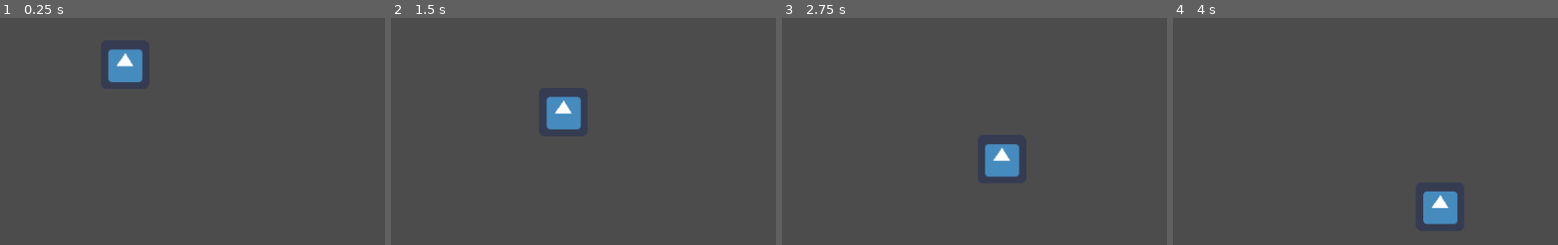
Above: before the commit, frames 1-4 (left to right).
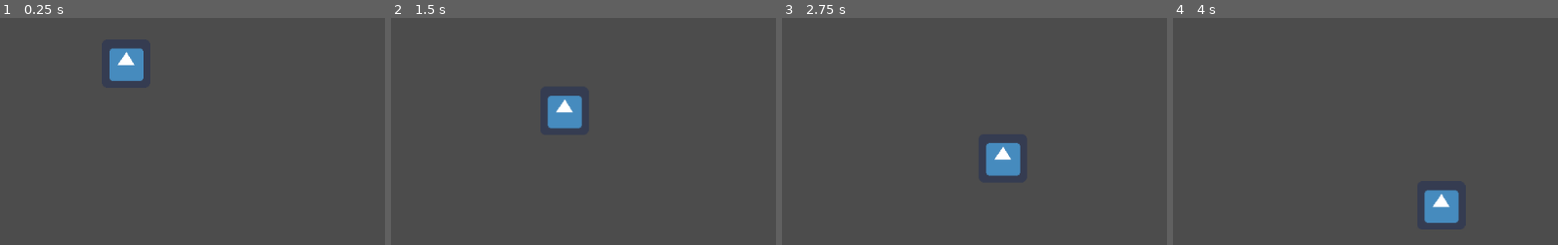
Above: after the commit, the same moments.

Repository: tannercantlay/Star-Pong
Game: Godot game, scene res://Scenes/OuterCollider.tscn
The game is run twice, just before and just after one commit, with the same random seed, the same clock (stepped at 60 frames per second) and the same inputs. The engine's default icon, where the game draws it, is replaced by a stand-in: a white triangle on a blue panel in a dark square.
Inputs:
- Up to frame 1 (0.25 s): no input
- Up to frame 2 (1.5 s): tap Enter at 0.5 s; hold D 0.53-1.28 s; hold A from 1.28 s (still down)
- Up to frame 3 (2.75 s): release A at 2.03 s; hold D from 2.03 s (still down)
- Up to frame 4 (4 s): release D at 3.53 s; hold A from 3.53 s (still down)
The pictures show only the part of the screen within x 21-71%, y 37-87%; the shares and areas given below are measured in that part.

The runs differ from the first frame. In frame 1, 0.3% of the frame differs, in the area x 27-38%, y 13-29%; in frame 2, 0.4%; in frame 3, 0.3%; in frame 4, 0.4%, in the area x 64-75%, y 75-92%.

Commit message:
aligned paddle hitboxes

Diff:
--- a/Pong/Scenes/OuterCollider.tscn
+++ b/Pong/Scenes/OuterCollider.tscn
@@ -73,4 +73,5 @@
 shape = SubResource( 4 )
 
 [node name="Sprite2" type="Sprite" parent="Ball/CollisionShape2D"]
+position = Vector2( 1.4682, -1.4682 )
 texture = ExtResource( 3 )
